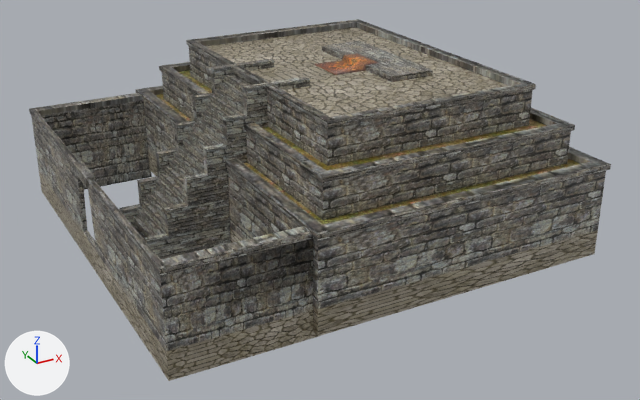
Before and after pictures for a commit that changed the COLLADA model art/meshes/structural/inca_ushnu.dae.
One viewpoint serves both versions: a 50 mm camera at (-31.1, -52.7, 25.2) aimed at (-3.2, -2.1, -0.1). Every picture has the same lights, and +X, +Y and +Z are marked at lower left. Where no turn or scale is listed for an object, it has been applied to the vertices. Vertices at the same position are counted once.

The older version as bpy lines, for what is in view:
```python
me_cubo = bpy.data.meshes.new('Cubo')
me_cubo.from_pydata(...)  # 477 vertices, 618 faces; spans x -19.3..10.7, y -15.4..15.4, z -0.1..12.6
me_cubo.materials.append(mat_materiais)  # picture img_inca_struct_png
ob_ushnu = bpy.data.objects.new('ushnu', me_cubo)
ob_ushnu.location = (0.0, 0.0, -3.5)
```
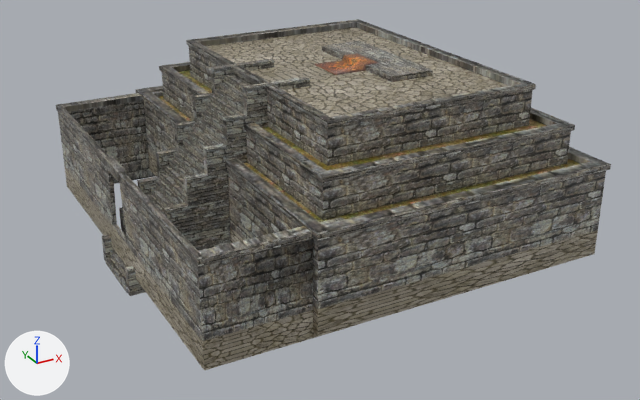
The newer file is also turned or shifted as a whole; pictures and numbers use the older file's frame.

The change, as a list of edits to the scene's bpy script:
```text
Change me_cubo:
    where me_cubo.from_pydata(...)  # 477 vertices, 618 faces; spans x -19.3..10.7, y -15.4..15.4, z -0.1..12.6
    used by ob_ushnu; location = (0.0, 0.0, -3.5)
    me_cubo part 1: the loose piece of 8 vertices spanning x -19.3..-18.7, y -1.6..1.6, z 7.4..8.0 is moved by (2.0, 0.0, 0.0)
    me_cubo part 2: the loose piece of 56 vertices spanning x -19.3..-10.0, y -14.8..14.8, z 0.9..7.9 is moved by (2.0, 0.0, 0.0)
```

Where the change shows, as pixel boxes [x1, y1, x2, y2] in the pictures (640 x 400 px; the box of a moved part takes in the faces that stretch with it):
'ushnu', reshaped: before [29, 19, 611, 381]; after [56, 19, 611, 370]
part 1 of me_cubo, moved or reshaped: before [72, 161, 96, 188]; after [103, 156, 128, 182]
part 2 of me_cubo, moved or reshaped: before [29, 93, 318, 381]; after [56, 90, 349, 370]
